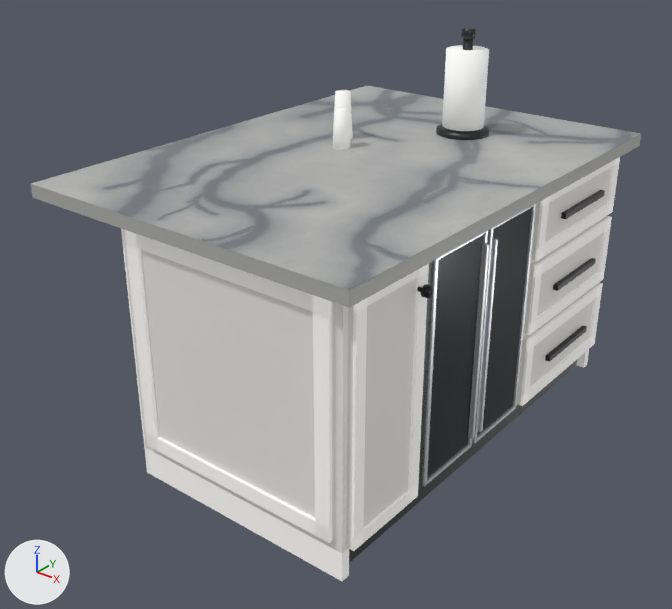
Renders of the glTF model scratchpad/kbuild/Kitchen_Island.glb from each side of a commit.
Before and after are seen from a 50 mm lens placed at (3.94, -4.75, 1.79), pointed at (2.19, -2.56, 0.44). Lighting does not change. The marker at lower left points along +X, +Y and +Z. The picture after the commit comes second. Vertices at exactly the same position are counted once.

The first picture shows 'root'.
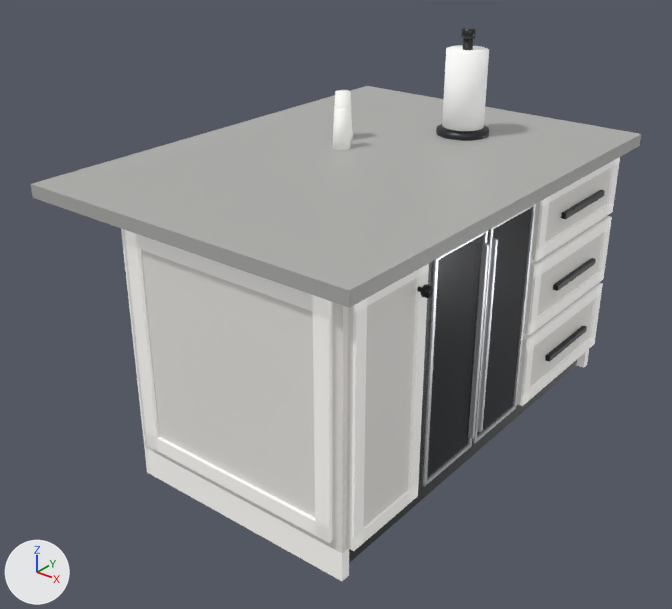
Where the change shows, as pixel boxes (x1, y1, x2, y2) in the pictures (672 x 609 px):
```json
{"part": 1, "of": "me_mesh_0", "change": "deleted", "before": [31, 86, 641, 290]}
```

Edits to the scene script, one JSON object a line:
```json
{"op": "add", "block": "img_image_0", "code": ["img_image_0 = load_image('Image_0', '_unpacked/Image_0', 588, 588, 'sRGB')"]}
{"op": "add", "block": "mat_stone", "code": ["mat_stone = principled_material('stone')", "mat_stone.texture = img_image_0", "mat_stone.roughness = 0.46", "mat_stone.emission_strength = 0.00518"]}
{"block": "me_mesh_0", "where": "# used by ob_root; location = (0.0, 0.0, 0.0)"}
{"op": "remove", "block": "me_mesh_0", "code": "me_mesh_0.from_pydata(...)  # 11778 vertices, 18026 faces; spans x 1.6..2.79, y -3.26..-1.62, z 0.0..1.27"}
{"op": "add", "block": "me_mesh_0", "code": "me_mesh_0.from_pydata(...)  # 704 vertices, 1322 faces; spans x 1.6..2.79, y -3.26..-1.62, z 0.0..1.27"}
{"block": "me_mesh_0", "change": "me_mesh_0 part 1: the loose piece of 10851 vertices spanning x 1.6..2.79, y -3.26..-1.62, z 0.92 is deleted"}
{"block": "me_mesh_0", "change": "other edits to the shape of me_mesh_0 do not show in these pictures"}
{"op": "remove", "block": "me_mesh_0", "code": "me_mesh_0.materials.append(mat_top14)  # grey #b4b4b2"}
{"op": "remove", "block": "me_mesh_0", "code": "me_mesh_0.materials.append(mat_top13)  # grey #afb0ae"}
{"op": "remove", "block": "me_mesh_0", "code": "me_mesh_0.materials.append(mat_top12)  # grey #aaabaa"}
{"op": "remove", "block": "me_mesh_0", "code": "me_mesh_0.materials.append(mat_top11)  # grey #a5a7a6"}
{"op": "remove", "block": "me_mesh_0", "code": "me_mesh_0.materials.append(mat_top10)  # grey #a0a2a2"}
{"op": "remove", "block": "me_mesh_0", "code": "me_mesh_0.materials.append(mat_top8)  # grey #96999a"}
{"op": "remove", "block": "me_mesh_0", "code": "me_mesh_0.materials.append(mat_top3)  # grey #7e8387"}
{"op": "remove", "block": "me_mesh_0", "code": "me_mesh_0.materials.append(mat_top2)  # grey #797e83"}
{"op": "remove", "block": "me_mesh_0", "code": "me_mesh_0.materials.append(mat_top9)  # grey #9b9e9e"}
{"op": "remove", "block": "me_mesh_0", "code": "me_mesh_0.materials.append(mat_top4)  # grey #83878b"}
{"op": "remove", "block": "me_mesh_0", "code": "me_mesh_0.materials.append(mat_top1)  # grey #747a7f"}
{"op": "remove", "block": "me_mesh_0", "code": "me_mesh_0.materials.append(mat_top7)  # grey #929597"}
{"op": "remove", "block": "me_mesh_0", "code": "me_mesh_0.materials.append(mat_top5)  # grey #888c8f"}
{"op": "remove", "block": "me_mesh_0", "code": "me_mesh_0.materials.append(mat_top0)  # grey #6f757b"}
{"op": "remove", "block": "me_mesh_0", "code": "me_mesh_0.materials.append(mat_top6)  # grey #8d9093"}
{"op": "remove", "block": "me_mesh_0", "code": "me_mesh_0.materials.append(mat_top15)  # grey #b9b9b6"}
{"op": "add", "block": "me_mesh_0", "code": "me_mesh_0.materials.append(mat_stone)  # picture img_image_0"}
```
